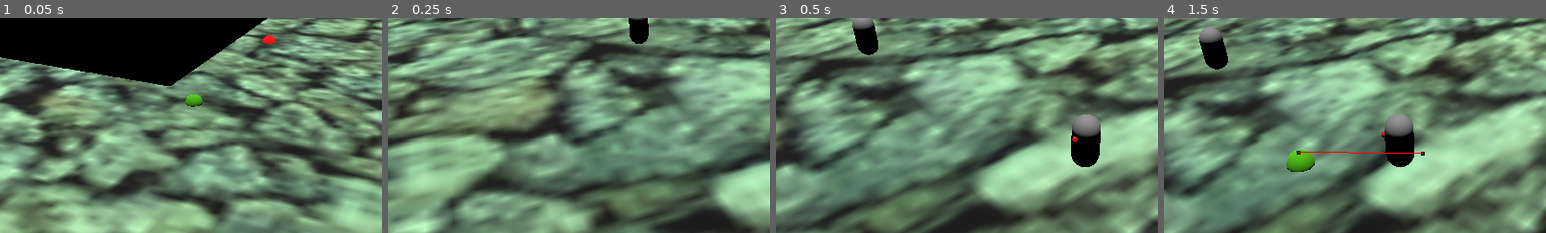
Above: before the commit, frames 1-4 (left to right).
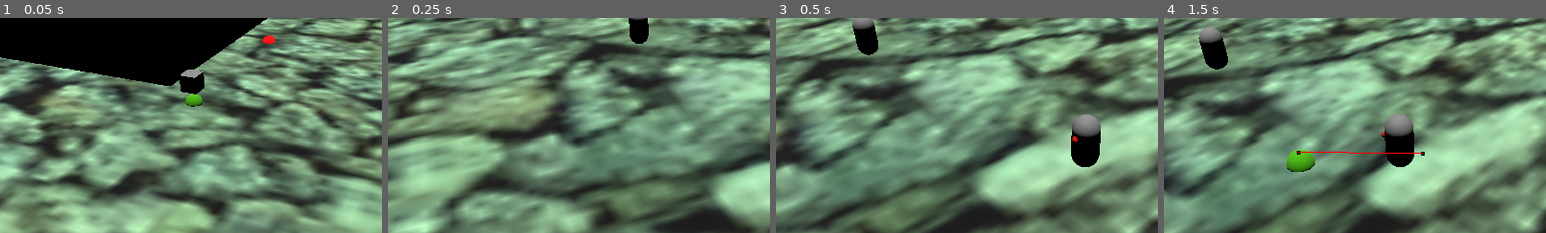
Above: after the commit, the same moments.

Repository: OLIWAPUNK/WSKAZEM
Game: Godot game, scene res://Scenes/GameWorld/World.tscn
Same seed, same stepped clock (60 frames per second), same inputs: the game is played once before the commit and once after it.
Inputs (mouse positions are % of the whole screen's width and height, from its top left):
- Up to frame 1 (0.05 s): no input
- Up to frame 2 (0.25 s): no input
- Up to frame 3 (0.5 s): no input
- Up to frame 4 (1.5 s): move the mouse to (72, 45) at 0.52 s; press the mouse at (72, 45) at 0.53 s; move the mouse to (30, 55) at 1.27 s; release the mouse at (30, 55) at 1.28 s; click (30, 55) at 1.35 s
The pictures show only the part of the screen within x 14-64%, y 22-72%; the shares and areas given below are measured in that part.

The runs differ from the first frame. In frame 1, 0.6% of the frame differs, in the area x 47-54%, y 24-36%; in frame 2, nothing differs; in frame 3, nothing differs; in frame 4, nothing differs.

Commit message:
Start inventory system

Diff:
--- /dev/null
+++ b/Materials/ItemOutline.tres
@@ -0,0 +1,9 @@
+[gd_resource type="ShaderMaterial" format=3 uid="uid://ynu6e0n2evod"]
+
+[ext_resource type="Shader" uid="uid://dg3dvwg38xk4h" path="res://Shaders/HoverOutline.gdshader" id="1_6wnmv"]
+
+[resource]
+render_priority = 0
+shader = ExtResource("1_6wnmv")
+shader_parameter/outline_color = Color(0, 0.63880074, 0.3604563, 1)
+shader_parameter/outline_width = 2.0
--- a/Materials/NPCOutline.tres
+++ b/Materials/NPCOutline.tres
@@ -5,5 +5,5 @@
 [resource]
 render_priority = 0
 shader = ExtResource("1_cw1bo")
-shader_parameter/outline_color = Color(1, 0, 0, 1)
-shader_parameter/outline_width = 1.0
+shader_parameter/outline_color = Color(0.9342153, 0.54318273, 0.5142093, 1)
+shader_parameter/outline_width = 2.0
--- /dev/null
+++ b/Scenes/GameWorld/Items/RockItem.tscn
@@ -0,0 +1,19 @@
+[gd_scene format=3 uid="uid://bxfibbksyww3c"]
+
+[ext_resource type="Script" uid="uid://cakokgaqj6c17" path="res://Scripts/Inventory/Item.gd" id="1_f42r7"]
+
+[sub_resource type="BoxMesh" id="BoxMesh_f42r7"]
+
+[sub_resource type="BoxShape3D" id="BoxShape3D_f42r7"]
+
+[node name="RockItem" type="Area3D" unique_id=353628187]
+script = ExtResource("1_f42r7")
+identifier = "rock_b"
+item_name = "Rock Blarg"
+
+[node name="RockMesh" type="MeshInstance3D" parent="." unique_id=1796395315]
+mesh = SubResource("BoxMesh_f42r7")
+skeleton = NodePath("../..")
+
+[node name="RockCollision" type="CollisionShape3D" parent="." unique_id=1306906316]
+shape = SubResource("BoxShape3D_f42r7")
--- a/Scenes/GameWorld/Town.tscn
+++ b/Scenes/GameWorld/Town.tscn
@@ -8,6 +8,8 @@
 [ext_resource type="PackedScene" uid="uid://dlepneomk2mjd" path="res://Scenes/GameWorld/Camera/CameraZone.tscn" id="3_dq28l"]
 [ext_resource type="Script" uid="uid://bw67bkw8ycju0" path="res://Scripts/Camera/CameraMovement.gd" id="3_owgbo"]
 [ext_resource type="Script" uid="uid://bk4qdfln5185h" path="res://Scripts/Camera/CameraZoneManager.gd" id="4_mvt64"]
+[ext_resource type="Script" uid="uid://cakokgaqj6c17" path="res://Scripts/Inventory/Item.gd" id="7_q244l"]
+[ext_resource type="PackedScene" uid="uid://c25w1s58vwcqh" path="res://Scenes/GameWorld/Traits/CanBeGrabbed.tscn" id="8_q244l"]
 
 [sub_resource type="AnimationLibrary" id="AnimationLibrary_mvt64"]
 
@@ -40,6 +42,10 @@
 [sub_resource type="SphereMesh" id="SphereMesh_owgbo"]
 material = SubResource("StandardMaterial3D_45d1s")
 
+[sub_resource type="BoxMesh" id="BoxMesh_f42r7"]
+
+[sub_resource type="BoxShape3D" id="BoxShape3D_f42r7"]
+
 [sub_resource type="NavigationMesh" id="NavigationMesh_2ke5o"]
 vertices = PackedVector3Array(-99.5, 0.49782372, -77, -88.25, 0.49782372, -76.75, -88, 0.49782372, -78.5, -99.5, 0.4978 …(3419 unchanged characters)…
 polygons = [PackedInt32Array(1, 0, 2), PackedInt32Array(2, 0, 3), PackedInt32Array(4, 2, 5), PackedInt32Array(5, 2, 3), …(3564 unchanged characters)…
@@ -186,6 +192,21 @@
 mesh = SubResource("SphereMesh_owgbo")
 skeleton = NodePath("../NavigationRegion3D")
 
+[node name="RockItem" type="Area3D" parent="." unique_id=353628187]
+transform = Transform3D(1, 0, 0, 0, 1, 0, 0, 0, 1, 0, 1.324122, 0)
+script = ExtResource("7_q244l")
+identifier = "rock_b"
+item_name = "Rock Blarg"
+
+[node name="RockMesh" type="MeshInstance3D" parent="RockItem" unique_id=1796395315]
+mesh = SubResource("BoxMesh_f42r7")
+skeleton = NodePath("../..")
+
+[node name="RockCollision" type="CollisionShape3D" parent="RockItem" unique_id=1306906316]
+shape = SubResource("BoxShape3D_f42r7")
+
+[node name="CanBeGrabbed" parent="RockItem" unique_id=1440717476 instance=ExtResource("8_q244l")]
+
 [node name="NavigationRegion3D" type="NavigationRegion3D" parent="." unique_id=2059460955]
 navigation_mesh = SubResource("NavigationMesh_2ke5o")
 
--- /dev/null
+++ b/Scripts/Inventory/InventoryManager.gd
@@ -0,0 +1,4 @@
+class_name InventoryManager
+extends Node
+
+var held_item: Item = null
--- /dev/null
+++ b/Scripts/Inventory/Item.gd
@@ -0,0 +1,17 @@
+class_name Item
+extends Area3D
+
+@export var identifier: String
+@export var item_name: String
+
+func _ready() -> void:
+	assert(identifier != null and identifier != "", "Item must have an identifier")
+	if item_name == null or item_name == "":
+		item_name = identifier
+
+	var mesh: MeshInstance3D
+	for children in get_children():
+		if children is MeshInstance3D:
+			mesh = children
+			break
+	assert(mesh, "There is no mesh in Item")
--- a/Scripts/Navigation/PointerManager.gd
+++ b/Scripts/Navigation/PointerManager.gd
@@ -46,13 +46,18 @@
 
 func object_clicked(object: CanBeClicked):
 
+	object.on_unhover()
+
 	if object.standing_point:
 		navigation_manager.go_to_point(object.standing_point.global_position)
 	else:
 		navigation_manager.navigation_agent.target_desired_distance = desired_interspace
 		navigation_manager.go_to_point(object.parent.global_position)
 
-	gesture_manager.start_talking_with(object)
+	if object is CanBeTalkedTo:
+		gesture_manager.start_talking_with(object)
+	elif object is CanBeGrabbed:
+		print_debug("Grabbed ", object.parent.name)
 
 
 func on_hover(node: CanBeClicked) -> void:
@@ -67,3 +72,4 @@
 
 func _physics_process(_delta: float) -> void:
 	Global.debug.add_debug_property("Mouse hold mode", hold_mouse_movements, 1)
+	Global.debug.add_debug_property("Hovered object", hovered_object, 1)
--- a/Scripts/Traits/CanBeClicked.gd
+++ b/Scripts/Traits/CanBeClicked.gd
@@ -1,23 +1,26 @@
 class_name CanBeClicked
 extends Node
 
-@onready var parent: Area3D = $".."
+@onready var parent: Node = $".."
 
 @export var standing_point: Node3D
-
 
 var overlay_outline_material : ShaderMaterial
 var mesh: MeshInstance3D
 
 
 func _ready() -> void:
+	assert(parent is Area3D, "CanBeClicked must be a child of an Area3D")
+
 	for child in parent.get_children():
 
 		if child is not MeshInstance3D:
 			continue
 
-		assert(not mesh, "There are more meshes in clickable")
+		assert(not mesh, "There are more meshes in CanBeClicked")
 		mesh = child
+
+	assert(mesh, "There is no mesh in CanBeClicked")
 
 	parent.connect("mouse_entered", on_hover)
 	parent.connect("mouse_exited", on_unhover)
@@ -25,7 +28,9 @@
 
 func on_hover() -> void:
 
-	if Global.player_controls_disabled:
+	print_debug("Hovering over ", parent.name)
+
+	if Global.player_controls_disabled or %GameUI/CommunicationContainer.visible:
 		return
 
 	if overlay_outline_material:
@@ -35,5 +40,7 @@
 
 func on_unhover() -> void:
 
+	print_debug("Unhovering over ", parent.name)
+
 	mesh.material_overlay = null
 	%PointerManager.on_unhover(self)
--- a/Scripts/Traits/CanBeGrabbed.gd
+++ b/Scripts/Traits/CanBeGrabbed.gd
@@ -1,2 +1,5 @@
 class_name CanBeGrabbed
 extends CanBeClicked
+
+func _init() -> void:
+	overlay_outline_material = preload("res://Materials/ItemOutline.tres")
--- a/project.godot
+++ b/project.godot
@@ -27,6 +27,10 @@
 
 window/stretch/mode="viewport"
 window/stretch/aspect="expand"
+
+[editor_plugins]
+
+enabled=PackedStringArray("res://addons/statemachineeditor/plugin.cfg")
 
 [gdunit4]
 
Not shown, added: Scripts/Inventory/InventoryManager.gd.uid
Not shown, added: Scripts/Inventory/Item.gd.uid
